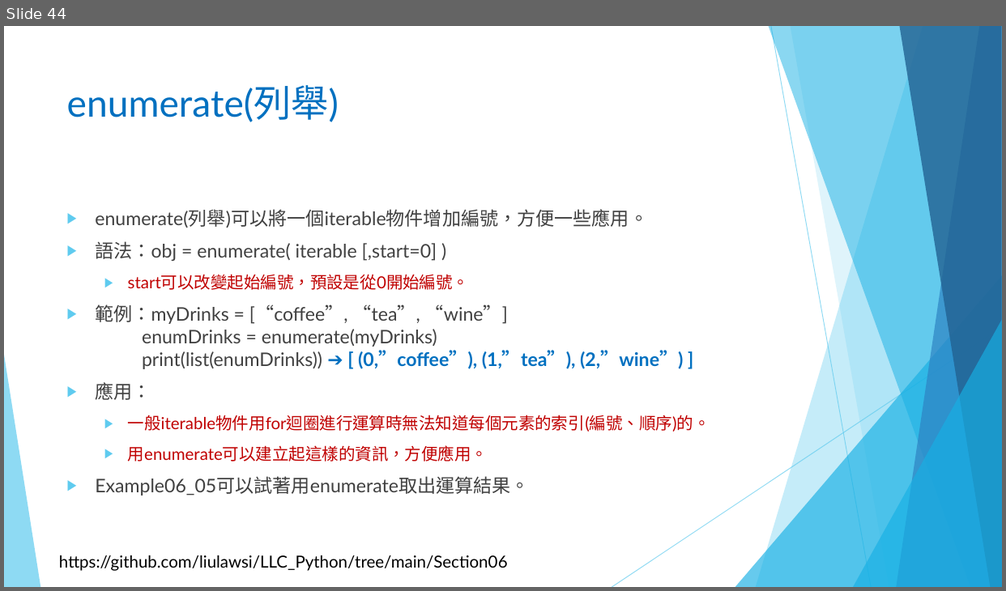
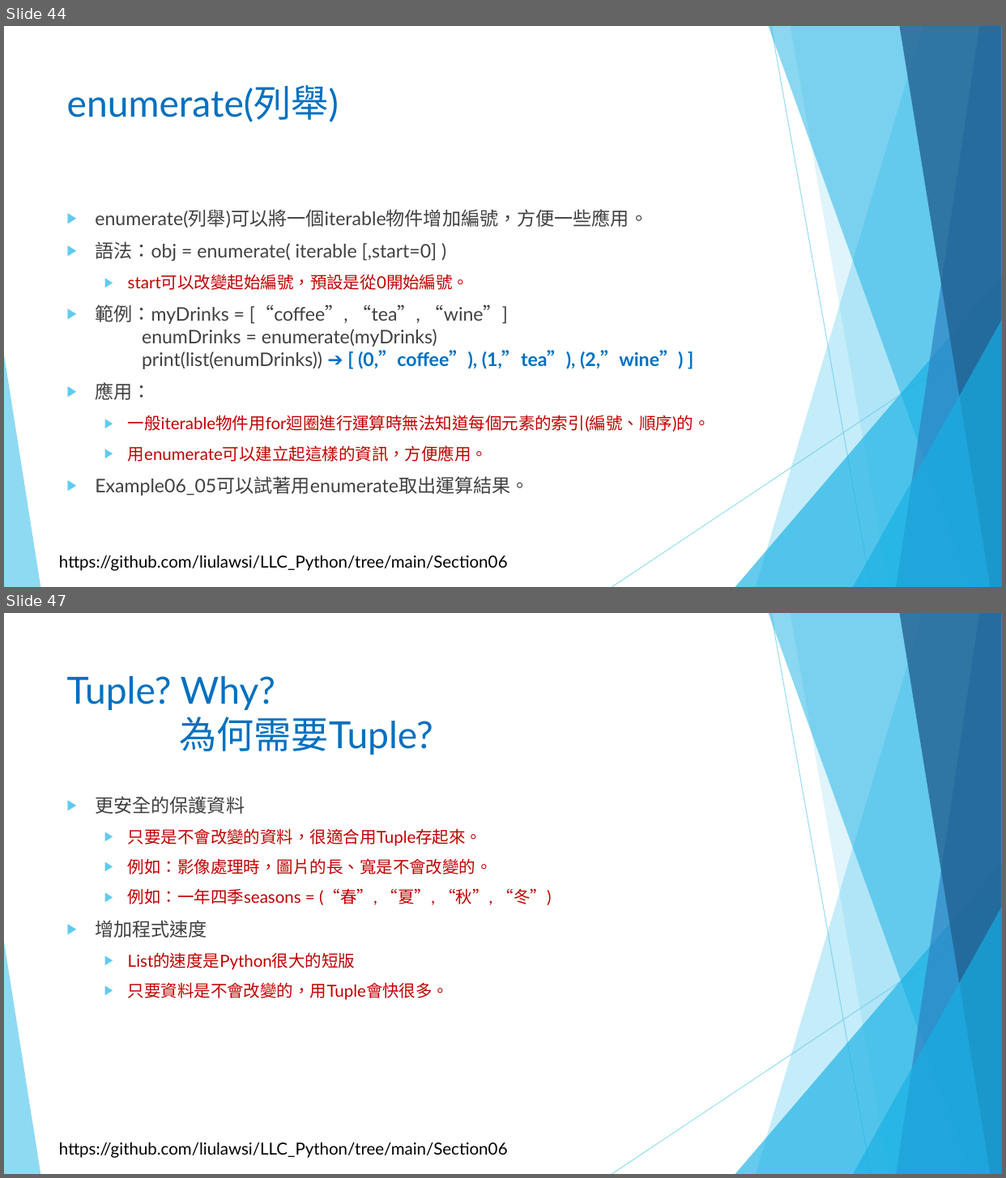
Before and after one commit to liulawsi/My_PPTs, a slide deck: LCC/Python/06_串列(List)一定要認識.pptx. Shown one above the other, each under a label of ours: slide 44 before the commit, slides 44 and 47 after it; the slides between them are not shown. The pictures are 1006x591 and 1006x1178 pixels, drawn with LibreOffice and Linux fonts; fonts in the diff are those of the drawing; background and template pictures are left out. Boxes give left, top, right and bottom in pixels: in the first picture for what was removed or moved away, otherwise in the second. Text is boxed around its words. In the diff, an @@ line names an element or a change of style, - is before the commit and + after.

```diff
--- a/LCC/Python/06_串列(List)一定要認識.pptx
+++ b/LCC/Python/06_串列(List)一定要認識.pptx
@@ slide 47 added at [4, 613, 1002, 1174], background #FFFFFF; not listed: 11 template elements that a slide beside it also shows @@
@@ title added at [67, 676, 433, 755], 36 pt, text #0070C0 @@
+Tuple? Why?
+為何需要Tuple?
@@ text added at [95, 796, 552, 1000], 16 pt, text #C00000 @@
+▶ 更安全的保護資料
+  ▶ 只要是不會改變的資料，很適合用Tuple存起來。
+  ▶ 例如：影像處理時，圖片的長、寬是不會改變的。
+  ▶ 例如：一年四季seasons = (“春”, “夏”, “秋”, “冬”)
+▶ 增加程式速度
+  ▶ List的速度是Python很大的短版
+  ▶ 只要資料是不會改變的，用Tuple會快很多。
```
Also in this commit, not shown: 2 slides changed, 2 other slides added, 1 other file.
